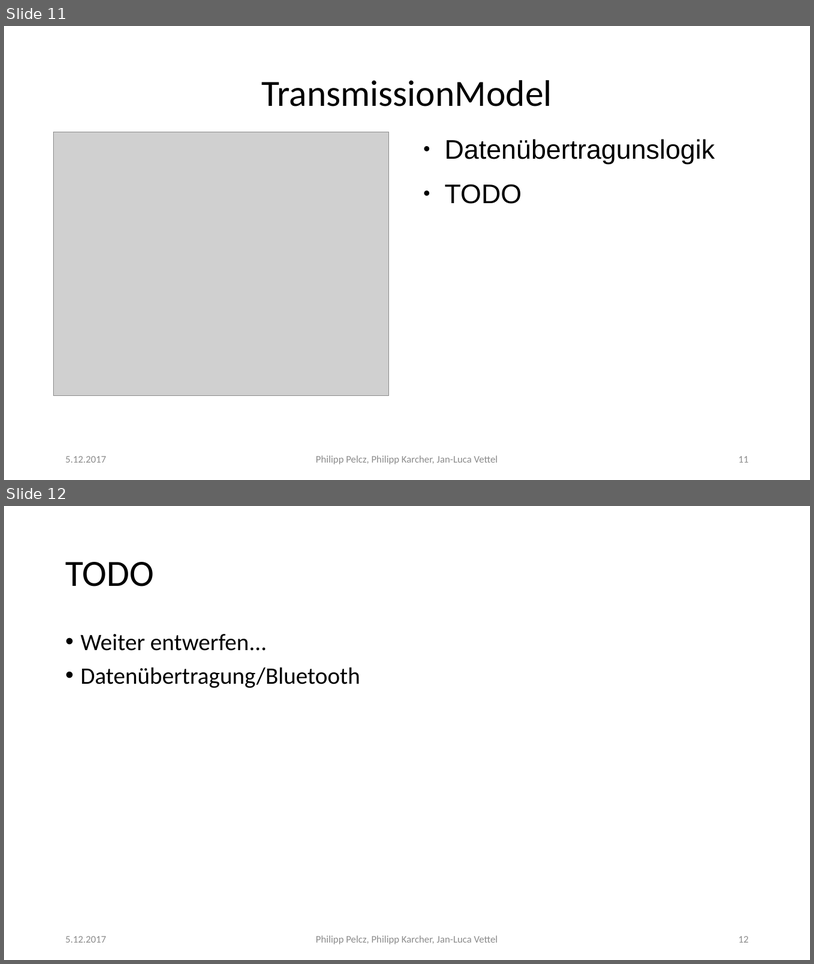
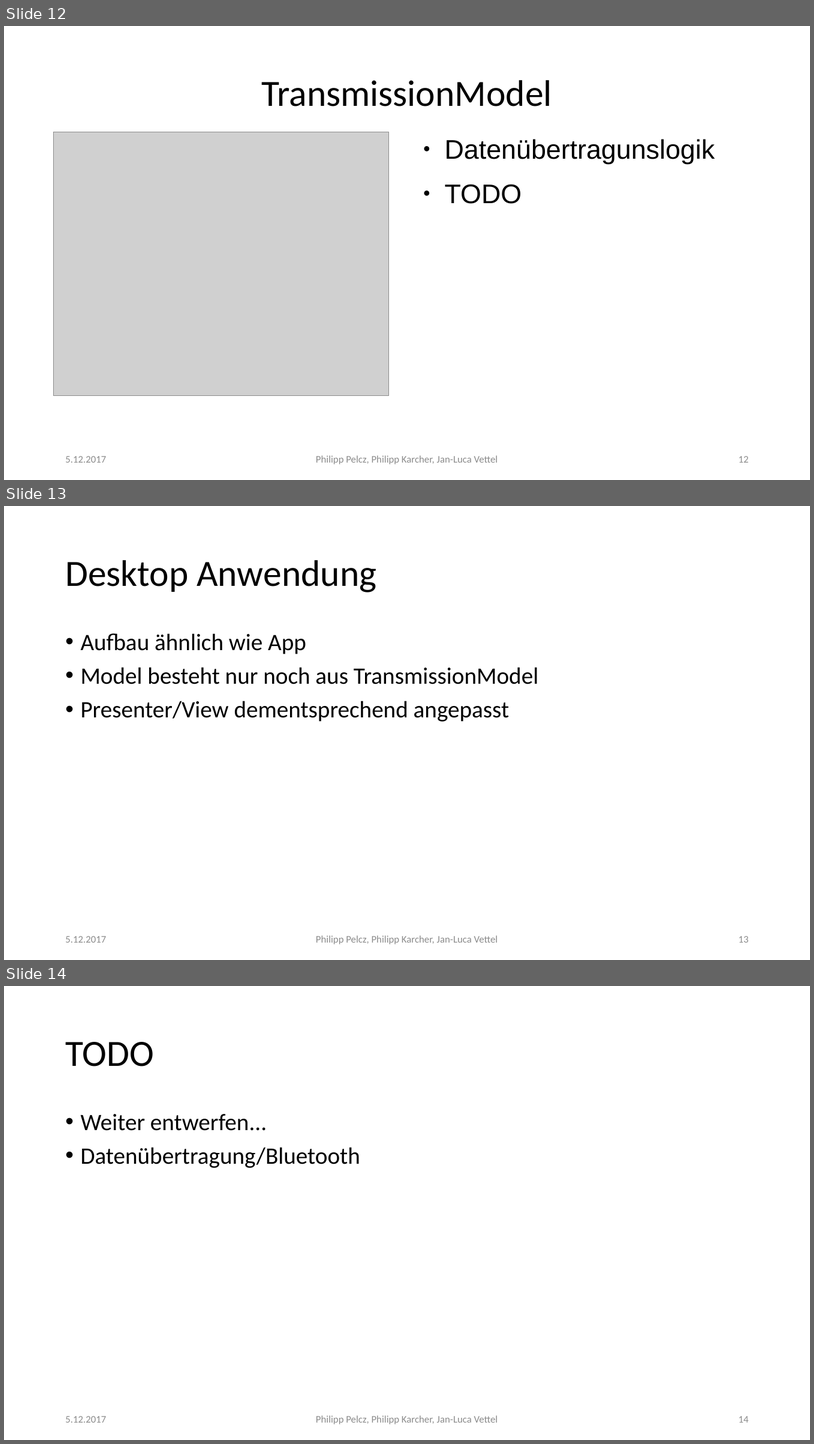
Before and after one commit to Pelcz97/Medox, a slide deck: Entwurf/1.Gruppentreffen.pptx. Shown one above the other, each under a label of ours: slides 11 and 12 before the commit, slides 12, 13 and 14 after it. The pictures are 814x964 and 814x1444 pixels, drawn with LibreOffice and Linux fonts; fonts in the diff are those of the drawing; grey boxes stand for pictures. Boxes give left, top, right and bottom in pixels: in the first picture for what was removed or moved away, otherwise in the second. Text is boxed around its words. In the diff, an @@ line names an element or a change of style, - is before the commit and + after.

Commit message:
präsentation

```diff
--- a/Entwurf/1.Gruppentreffen.pptx
+++ b/Entwurf/1.Gruppentreffen.pptx
@@ slide 13 added at [4,506,810,960], background #FFFFFF @@
@@ text added at [65,560,377,592], 44 pt, text #000000 @@
+Desktop Anwendung
@@ text added at [81,633,539,721], 28 pt, text #000000 @@
+• Aufbau ähnlich wie App
+• Model besteht nur noch aus TransmissionModel
+• Presenter/View dementsprechend angepasst
@@ text added at [65,936,106,942], 12 pt, text #8B8B8B @@
+5.12.2017
@@ text added at [316,935,498,944], 12 pt, text #8B8B8B @@
+Philipp Pelcz, Philipp Karcher, Jan-Luca Vettel
@@ page number added at [739,936,749,942], 12 pt, text #8B8B8B @@
+13
@@ what was slide 11 is now slide 12 @@
@@ page number at [739,456,749,462]: text changed @@
-11
+12
@@ what was slide 12 is now slide 14 @@
@@ page number at [739,1416,749,1422]: text changed @@
-12
+14
```
Also in this commit, not shown: 1 other file.
